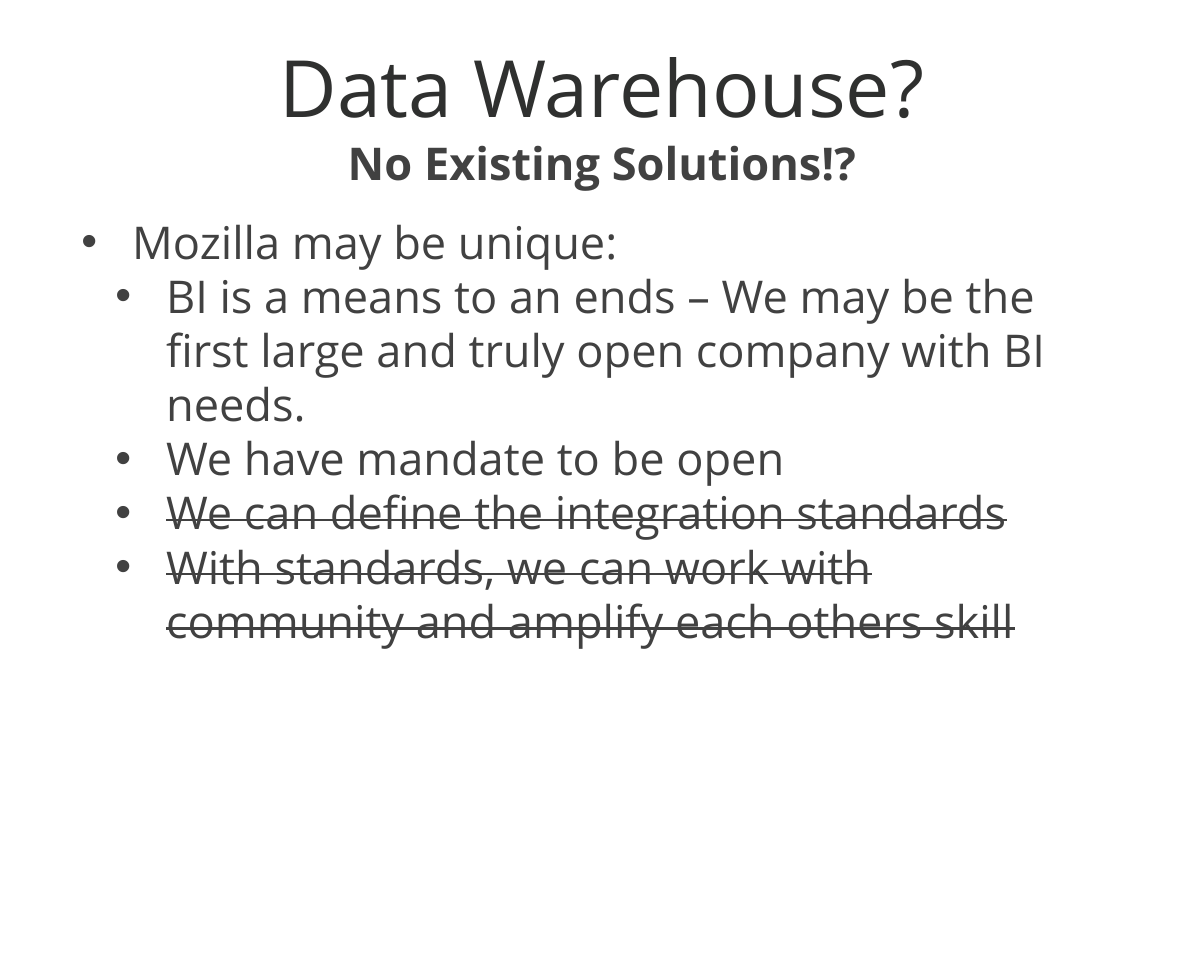
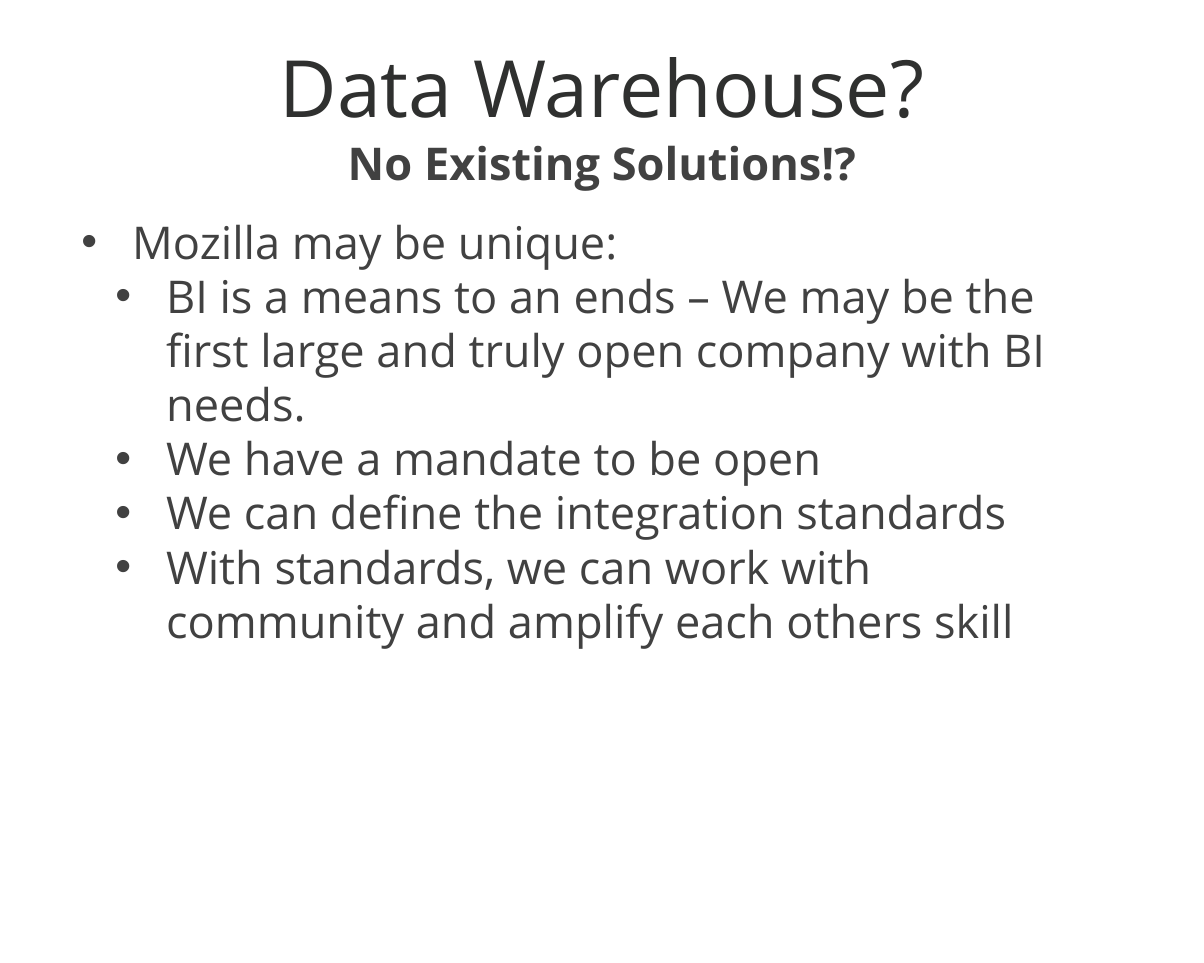
Before and after one commit to mozilla/ActiveData, a slide deck: slide 35 of docs/Data Warehouse.pptx. Drawn at 1204x963 pixels with LibreOffice and Linux fonts; fonts in the diff are those of the drawing; background and template pictures are left out. Boxes give left, top, right and bottom in pixels: in the first picture for what was removed or moved away, otherwise in the second. Text is boxed around its words. In the diff, an @@ line names an element or a change of style, - is before the commit and + after.

```diff
--- a/docs/Data Warehouse.pptx
+++ b/docs/Data Warehouse.pptx
@@ text at bbox=[166, 440, 821, 486]: text changed @@
-  • We have mandate to be open
+  • We have a mandate to be open
@@ text at bbox=[166, 494, 1013, 649]: strikethrough off in "We can define the integration standards", "With standards, we can work with community ..." @@
```
Also in this commit, not shown: 4 slides removed, 2 other files.
